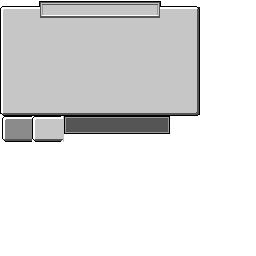
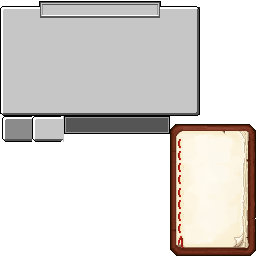
Layers edited between the first and the second 256×256 image:
added layer "book" above "tabs_template" over <box>170,124,256,256</box>
